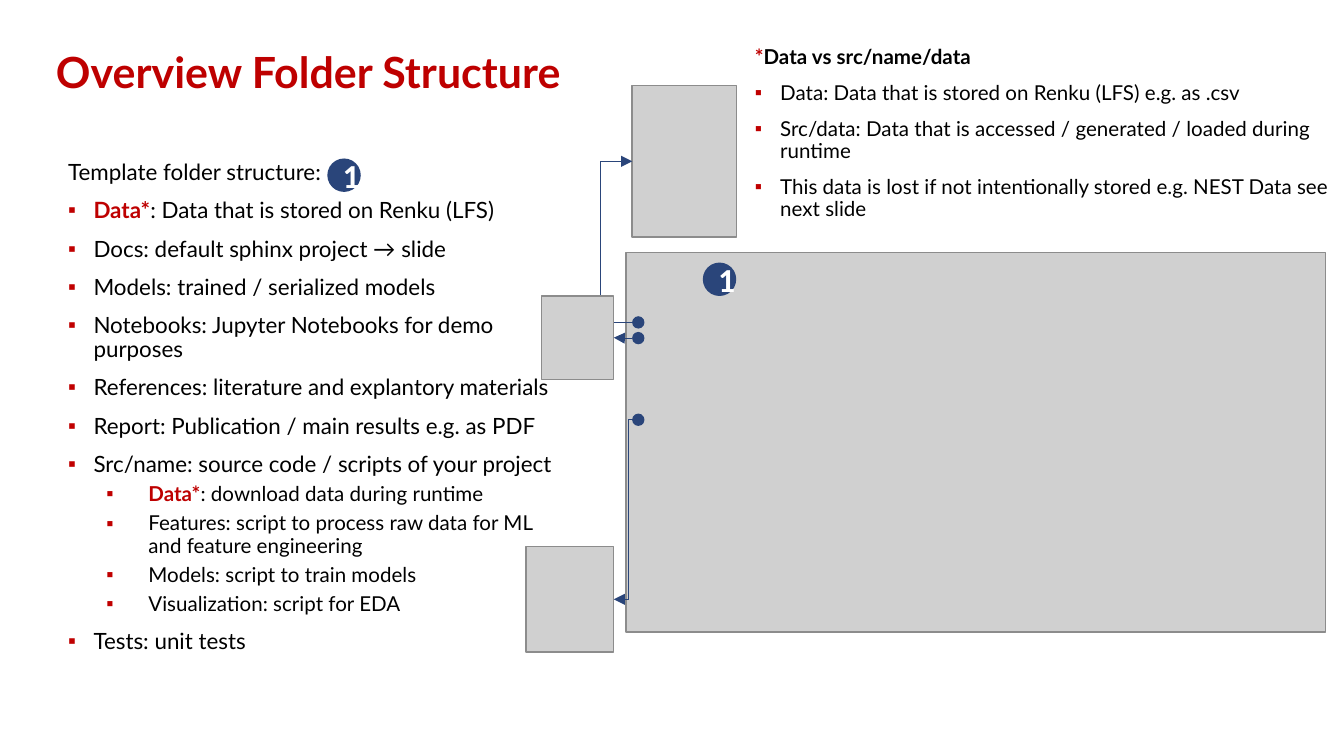
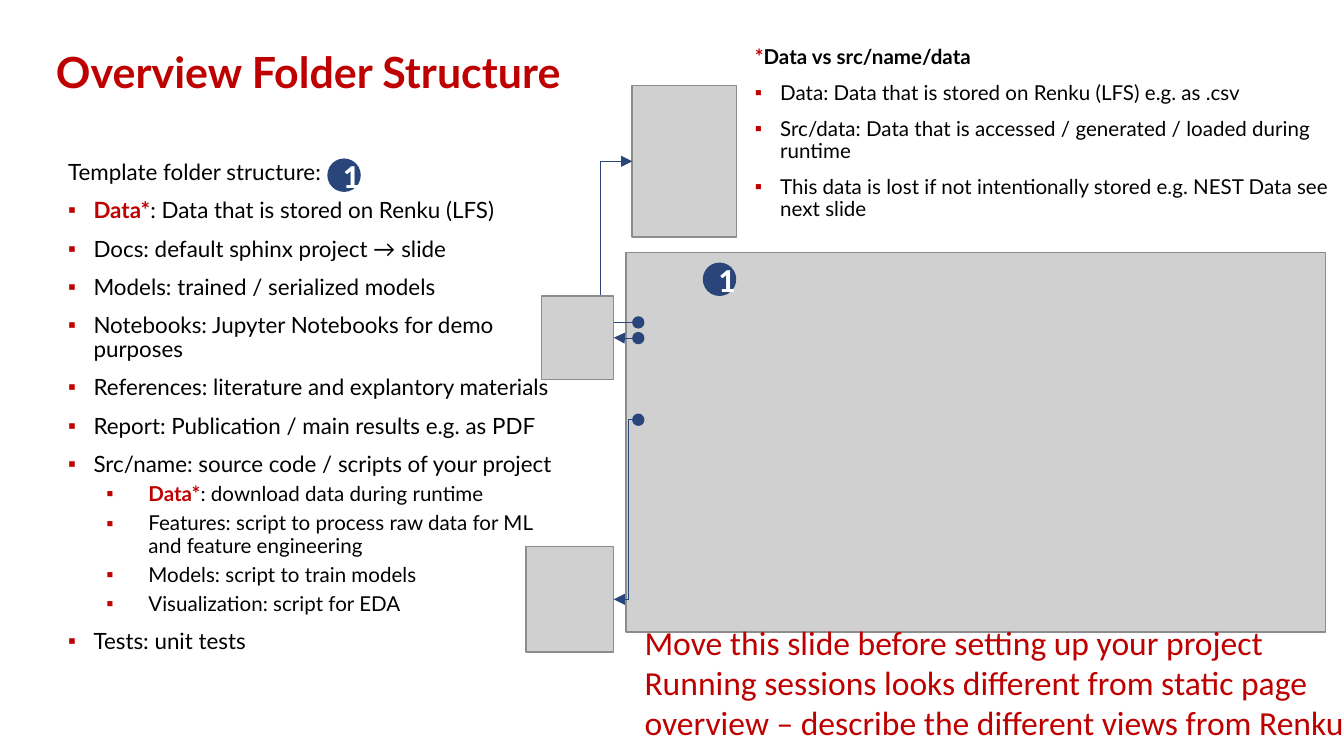
Before and after one commit to hues-platform/renku_templates, a slide deck: slide 7 of python/Draft_Renku_Checklist_V01.pptx (slide 5 before the commit). Drawn at 1344x756 pixels with LibreOffice and Linux fonts; fonts in the diff are those of the drawing; grey boxes stand for pictures; background and template pictures are left out. Boxes give left, top, right and bottom in pixels: in the first picture for what was removed or moved away, otherwise in the second. Text is boxed around its words. In the diff, an @@ line names an element or a change of style, - is before the commit and + after.

Commit message:
updated draft renku checklist

```diff
--- a/python/Draft_Renku_Checklist_V01.pptx
+++ b/python/Draft_Renku_Checklist_V01.pptx
@@ text added at (x1=645, y1=627, x2=1343, y2=736), 18 pt, text #BE0000 @@
+Move this slide before setting up your project
+Running sessions looks different from static page
+overview – describe the different views from Renku
```
Also in this commit, not shown: 11 other slides changed, 5 slides added.
